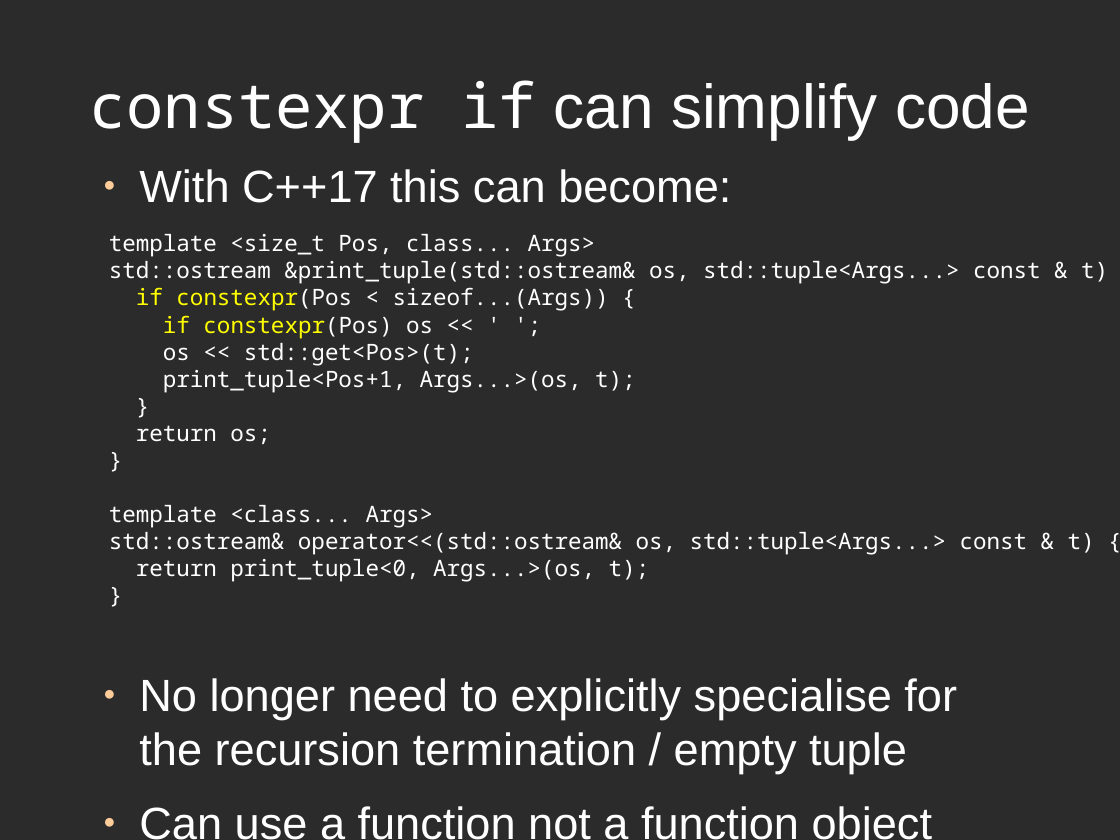
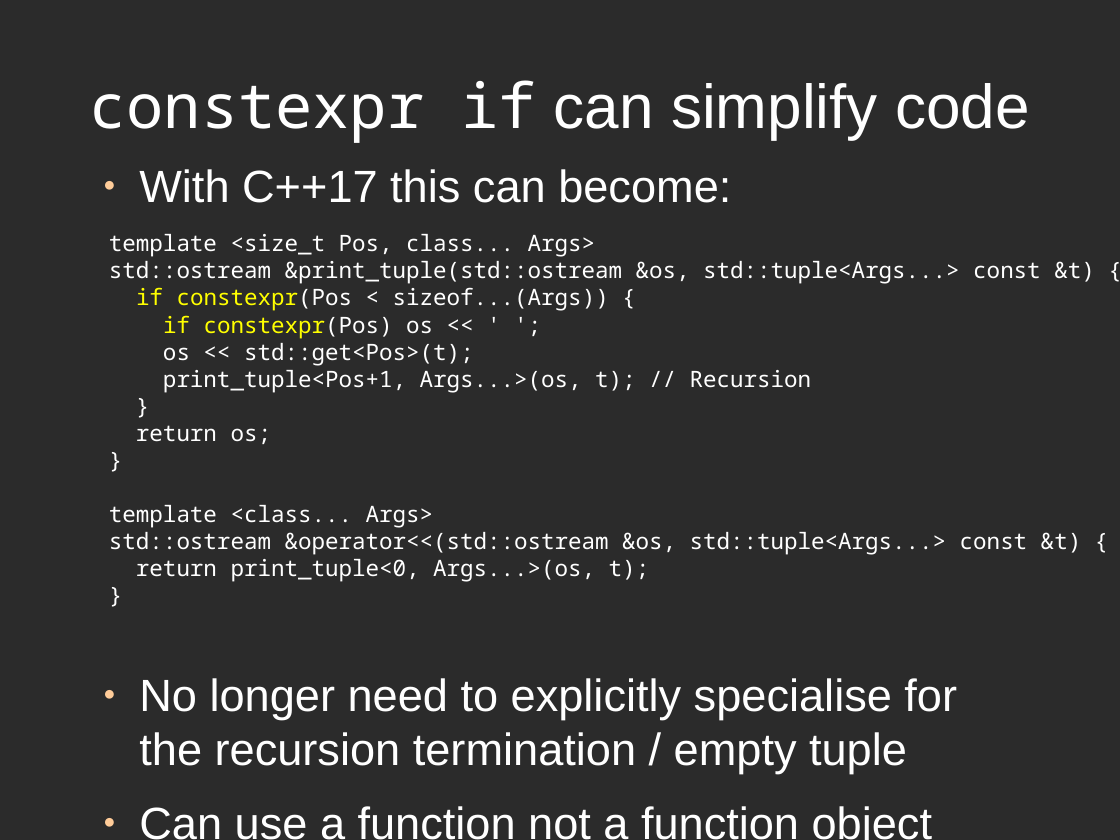
Before and after one commit to rogerorr/articles, a slide deck: slide 24 of Making_Templates_Easier/Making_Templates_Easier.odp (slide 23 before the commit). Drawn at 1120x840 pixels with LibreOffice and Linux fonts; fonts in the diff are those of the drawing; background and template pictures are left out; a plain dark background stands for a picture behind light text. Boxes give left, top, right and bottom in pixels: in the first picture for what was removed or moved away, otherwise in the second. Text is boxed around its words. In the diff, an @@ line names an element or a change of style, - is before the commit and + after.

```diff
--- a/Making_Templates_Easier/Making_Templates_Easier.odp
+++ b/Making_Templates_Easier/Making_Templates_Easier.odp
@@ text at <box>109,261,1095,284</box>: spaces changed @@
-std::ostream &print_tuple(std::ostream& os, std::tuple<Args...> const & t) {
+std::ostream &print_tuple(std::ostream &os, std::tuple<Args...> const &t) {
@@ text at <box>163,370,812,393</box>: text changed @@
-print_tuple<Pos+1, Args...>(os, t);
+print_tuple<Pos+1, Args...>(os, t); // Recursion
@@ text at <box>109,532,1082,555</box>: spaces changed @@
-std::ostream& operator<<(std::ostream& os, std::tuple<Args...> const & t) {
+std::ostream &operator<<(std::ostream &os, std::tuple<Args...> const &t) {
```
Also in this commit, not shown: 5 other slides changed, 1 slide added.
